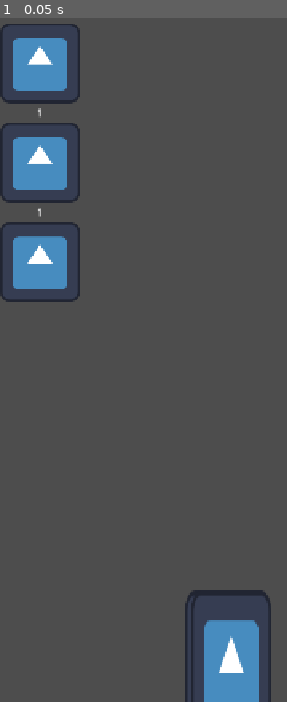
Above: before the commit, frame 1.
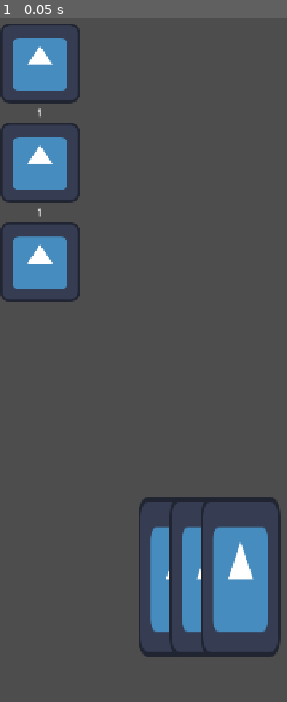
Above: after the commit, the same moment.

Repository: Simon-Kahre/nTCG
Game: Godot game, scene res://scenes/Combat.tscn
Two runs of this game, one before a commit and one after it. Both use one fixed random seed, a clock stepped at 60 frames per second and the inputs below. This scene is started directly instead of the project's main scene. The engine's default icon, where the game draws it, is replaced by a stand-in: a white triangle on a blue panel in a dark square.
Inputs:
- Up to frame 1 (0.05 s): no input

The runs differ from the first frame. In frame 1, 8.4% of the frame differs, in the area x 48-98%, y 70-100%.

Commit message:
Make cards in hand automatically be centered

Diff:
--- a/trading-card-game/scenes/Combat.tscn
+++ b/trading-card-game/scenes/Combat.tscn
@@ -8,11 +8,12 @@
 [ext_resource type="Script" uid="uid://bi5qrt6m4ijga" path="res://scripts/locationScore.gd" id="2_hrlpu"]
 [ext_resource type="PackedScene" uid="uid://2y6gt8te51gf" path="res://assets/createdObjects/cards/testcard2.tscn" id="2_mak3c"]
 [ext_resource type="PackedScene" uid="uid://chcbavh6ckvuy" path="res://assets/createdObjects/cards/testcard4.tscn" id="3_3q7sh"]
+[ext_resource type="PackedScene" uid="uid://c4yebayx7t6l3" path="res://assets/createdObjects/cards/testcard.tscn" id="4_spaix"]
 [ext_resource type="Texture2D" uid="uid://4nrimwk7qrxg" path="res://assets/sprites/icon.svg" id="6_70oqa"]
 
 [node name="Combat" type="Node2D" unique_id=1450386294]
 script = ExtResource("1_3q7sh")
-testingCards = Array[PackedScene]([ExtResource("2_mak3c"), ExtResource("3_3q7sh")])
+testingCards = Array[PackedScene]([ExtResource("2_mak3c"), ExtResource("3_3q7sh"), ExtResource("4_spaix")])
 
 [node name="CombatStage" type="HBoxContainer" parent="." unique_id=1135887533]
 offset_right = 564.0
--- a/trading-card-game/scenes/playerActions.gd
+++ b/trading-card-game/scenes/playerActions.gd
@@ -9,15 +9,13 @@
 	add_testing_cards()
 
 	playerHand = self.find_child("PlayerHand")
-	playerHand.position = Vector2(get_viewport_rect().end.x/2, get_viewport_rect().end.y - 50)
-	print(playerHand.position)
+	playerHand.position = Vector2(get_viewport_rect().end.x/2, get_viewport_rect().end.y - 200)
 
-	var offset = 0
+	var offset: int = -int((50.0 * (float(len(playerCards)) / 2.0)))
 	for card in playerCards:
-		print("woo")
 		playerHand.add_child(card)
 		card.position.x = offset
-		offset += 10
+		offset += 50
 
 func add_testing_cards():
 	for card in testingCards:
